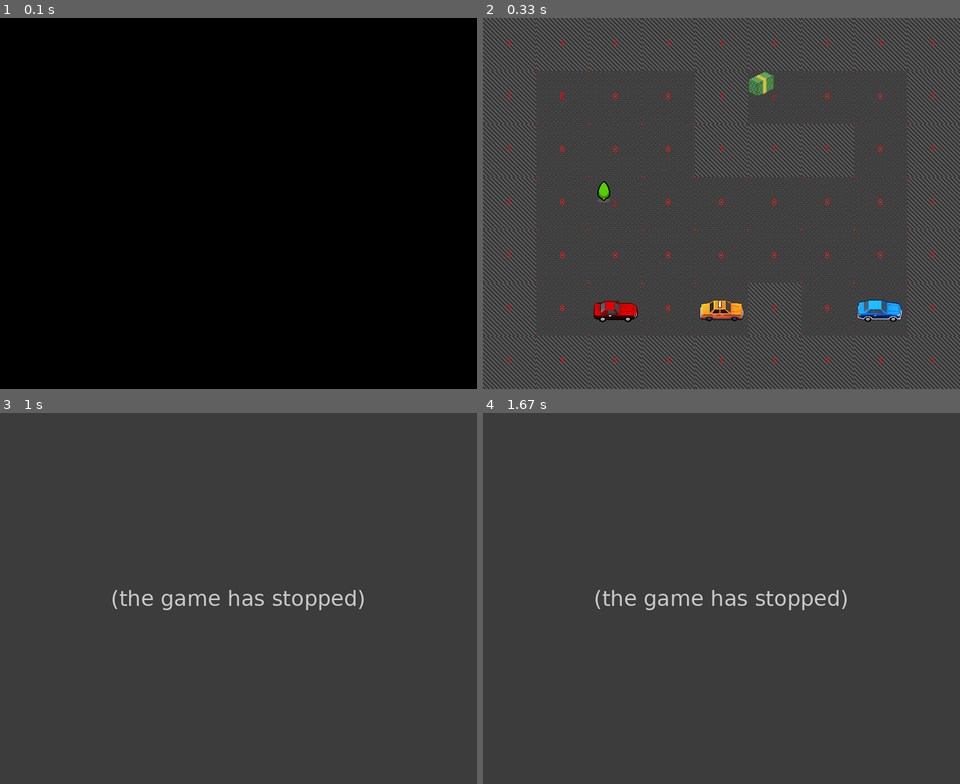
Above: before the commit, frames 1-4 (two rows, left to right).
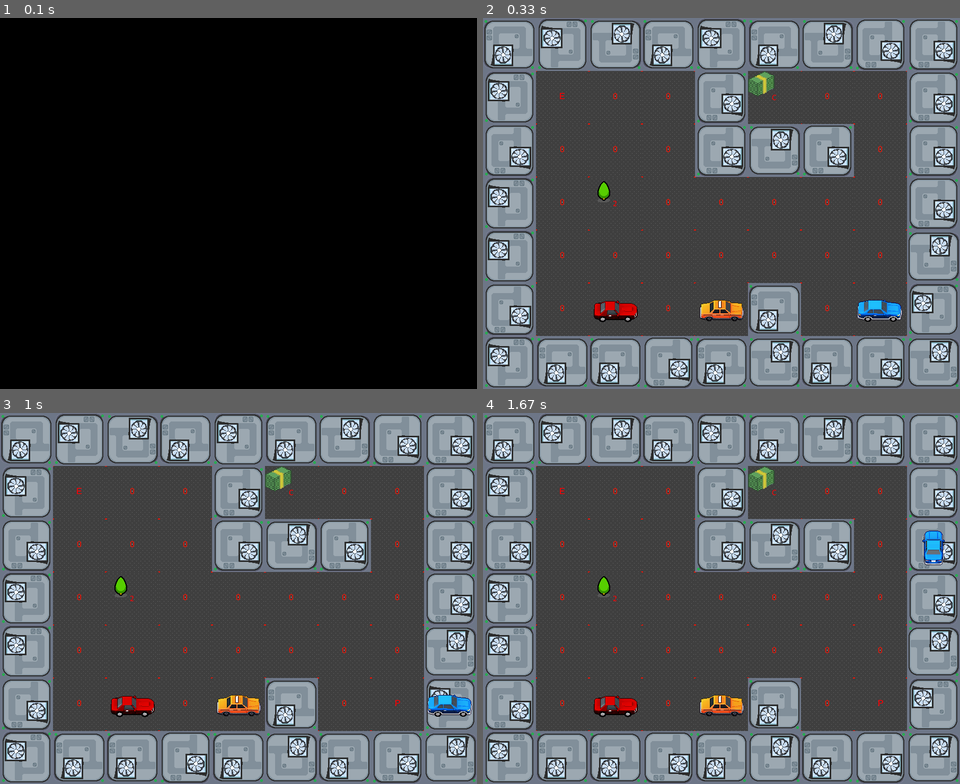
Above: after the commit, the same moments.

Repository: TOXYGENCY/2d_pygame
Game: pygame game, started from main.py
Same seed, same stepped clock (60 frames per second), same inputs: the game is played once before the commit and once after it.
Inputs:
- Up to frame 1 (0.1 s): no input
- Up to frame 2 (0.33 s): no input
- Up to frame 3 (1 s): hold D 0.33-0.8 s; hold W from 0.83 s (still down)
- Up to frame 4 (1.67 s): release W at 1.27 s; tap W at 1.3 s

Frame 1 is identical in both runs. In frame 2, 49% of the frame differs, in the area x 0-100%, y 0-100%; in frame 3, 71%; in frame 4, 71%.
Error before the commit: AttributeError: 'NoneType' object has no attribute 'assign_entity' (entities.py line 192); the game stopped at 0.5 s (later frames are placeholders)

Commit message:
Добавлены 4 спрайта по направлениям для сущностей + вручную нарисованный спрайт стены (должен был быть похож на крышу здания). Изменение спрайта игрока при движении. Разный поворот спрайтов стены при генерации карты. Фикс выхода за пределы карты.

Diff:
--- a/const.py
+++ b/const.py
@@ -25,7 +25,31 @@
     "X": r"assets\png\cars\enemy\red_muscle_r.png",
     "C": r"assets\png\collectables\cash_stack.png",
     "2": r"assets\png\props\tree1.png",
-    "N": r"assets\png\cars\npc\taxi_r.png",
+    "N": r"assets\png\cars\npc\npc_r.png",
+}
+
+# спрайты игрока
+player_sprites = {
+    "UP": r"assets\png\cars\player\blue_coupe_u.png",
+    "DOWN": r"assets\png\cars\player\blue_coupe_d.png",
+    "LEFT": r"assets\png\cars\player\blue_coupe_l.png",
+    "RIGHT": r"assets\png\cars\player\blue_coupe_r.png",
+}
+
+# спрайты npc
+npc_sprites = {
+    "UP": r"assets\png\cars\npc\npc_u.png",
+    "DOWN": r"assets\png\cars\npc\npc_d.png",
+    "LEFT": r"assets\png\cars\npc\npc_l.png",
+    "RIGHT": r"assets\png\cars\npc\npc_r.png",
+}
+
+# спрайты врага
+enemy_sprites = {
+    "UP": r"assets\png\cars\enemy\red_muscle_u.png",
+    "DOWN": r"assets\png\cars\enemy\red_muscle_d.png",
+    "LEFT": r"assets\png\cars\enemy\red_muscle_l.png",
+    "RIGHT": r"assets\png\cars\enemy\red_muscle_r.png",
 }
 
 # Типы клеток. Содержат пути на спрайты
--- a/entities.py
+++ b/entities.py
@@ -1,8 +1,13 @@
+import random
 from typing import List
 import const as C
 import pygame as pg
 
 all_entities = []
+
+
+def get_from_sprite_set(sprite_set, key):
+    return pg.image.load(sprite_set[key]).convert_alpha()
 
 
 # Общий класс для всех элементов со спрайтами
@@ -22,6 +27,7 @@
         super().__init__(self.sprite_path)
         self.x = x
         self.y = y
+        self.sprite_rotation = random.randint(1, 4)
         self.type_code = type_code
         self.entity = None
         self.assign_entity()
@@ -72,6 +78,14 @@
         super().__init__(type)
         self.tile = tile
         self.type = type
+        self.sprite_set = None
+
+    # Изменение спрайта для сущности
+    def change_sprite(self, key: str):
+        if self.sprite_set:
+            self.sprite = get_from_sprite_set(self.sprite_set, key)
+        else:
+            print("Requested change for an entity with no sprite set")
 
 
 # Декор
@@ -94,6 +108,7 @@
 
     def __init__(self, tile: Tile):
         super().__init__(C.entity_types["N"], tile)
+        self.sprite_set = C.npc_sprites
 
 
 # враг (npc который преследует игрока)
@@ -101,6 +116,8 @@
 
     def __init__(self, tile: Tile):
         super().__init__(C.entity_types["X"], tile)
+        self.sprite_set = C.enemy_sprites
+        self.next_tile = None
 
 
 # Сущность игрока
@@ -108,6 +125,7 @@
 
     def __init__(self, tile: Tile):
         super().__init__(C.entity_types["P"], tile)
+        self.sprite_set = C.player_sprites
 
 
 # Класс содержащий всю информацию об уровне
@@ -120,6 +138,7 @@
             filter(lambda x: isinstance(x, Player), all_entities)
         )[0]
         self.player_xy = (self.player.tile.x, self.player.tile.y)
+        self.should_move_entities = False
 
     # Создание карты по массиву с инструкциями
     def create_tiles(self, tiles) -> List[List[Tile]]:
@@ -149,10 +168,19 @@
             x = 0
             while x <= len(self.tiles[y]) - 1:
                 # отрисовка клетки
-                screen.blit(
-                    self.tiles[y][x].sprite,
-                    (C.SPRITE_SIZE * x, C.SPRITE_SIZE * y),
-                )
+                if self.tiles[y][x].type_code == "1":
+                    screen.blit(
+                        pg.transform.rotate(
+                            self.tiles[y][x].sprite,
+                            self.tiles[y][x].sprite_rotation * 90,
+                        ),
+                        (C.SPRITE_SIZE * x, C.SPRITE_SIZE * y),
+                    )
+                else:
+                    screen.blit(
+                        self.tiles[y][x].sprite,
+                        (C.SPRITE_SIZE * x, C.SPRITE_SIZE * y),
+                    )
                 # отрисовка самой сущности, если она есть
                 if self.tiles[y][x].entity:
                     screen.blit(
@@ -162,6 +190,9 @@
                 x += 1
             y += 1
 
+    # def move_npc(self, direction: tuple[int, int]):
+    #     pass
+
     # перемещение игрока. direction: (x, y) но с перевернутым y
     def move_player(self, direction: tuple[int, int]):
         # player_xy: (x, y)
@@ -169,6 +200,16 @@
             self.player_xy[0] + direction[0],  # складываем x
             self.player_xy[1] + direction[1] * -1,  # складываем y
         )
+
+        # Изменение спрайта персонажа в зависимости от направления
+        if direction == (0, 1):
+            self.player.change_sprite("UP")
+        elif direction == (0, -1):
+            self.player.change_sprite("DOWN")
+        elif direction == (1, 0):
+            self.player.change_sprite("RIGHT")
+        elif direction == (-1, 0):
+            self.player.change_sprite("LEFT")
 
         this_tile = self.get_tile(self.player_xy[0], self.player_xy[1])
         next_tile = self.get_tile(new_player_xy[0], new_player_xy[1])
@@ -184,28 +225,39 @@
                     self.game_over("You crashed.")
                 elif isinstance(next_tile.entity, Collectable):
                     self.collect_collectable("+1000 у.е.")
+            # Если стена
+            elif next_tile.type_code == "1":
+                self.game_over("You crashed into a wall.")
             # Если выход
             elif next_tile.type_code == "E":
                 self.level_passed()
 
-        this_tile.clear_entity()
-        next_tile.assign_entity(self.player)
-        self.player_xy = new_player_xy
+            this_tile.clear_entity()
+            next_tile.assign_entity(self.player)
+            self.player_xy = new_player_xy
+        else:
+            pass
 
     # поиск конкретной клетки по координатам
     def get_tile(self, x, y) -> Tile | None:
+        if x < 0 or y < 0:
+            print(f"Negative tile coordinates. ({x},{y})")
+            return None
+
         if y >= len(self.tiles):
             print(
                 f"""Index error upon searching for tile.
                 Y coordinate is out of bounds ({y} >= {len(self.tiles)})."""
             )
             return None
+
         elif x >= len(self.tiles[y]):
             print(
                 f"""Index error upon searching for tile.
                 X coordinate is out of bounds ({x} >= {len(self.tiles[y])})."""
             )
             return None
+
         else:
             return self.tiles[y][x]
 
--- a/main.py
+++ b/main.py
@@ -18,7 +18,7 @@
 
 while running:
     # ограничение фпс
-    clock.tick(8)
+    clock.tick(5)
 
     # Обработка событий
     for event in pg.event.get():
Binary file added: assets/png/cars/enemy/red_muscle_d.png
Binary file added: assets/png/cars/enemy/red_muscle_l.png
Binary file added: assets/png/cars/enemy/red_muscle_u.png
Binary file added: assets/png/cars/npc/npc_d.png
Binary file added: assets/png/cars/npc/npc_l.png
Renamed: assets/png/cars/npc/taxi_r.png -> assets/png/cars/npc/npc_r.png
Binary file added: assets/png/cars/npc/npc_u.png
Binary file added: assets/png/cars/player/blue_coupe_d.png
Binary file added: assets/png/cars/player/blue_coupe_l.png
Binary file added: assets/png/cars/player/blue_coupe_u.png
Binary file changed: assets/png/roads/wall_plain.png
Binary file added: assets/png/roads/wall_plain_test.png
